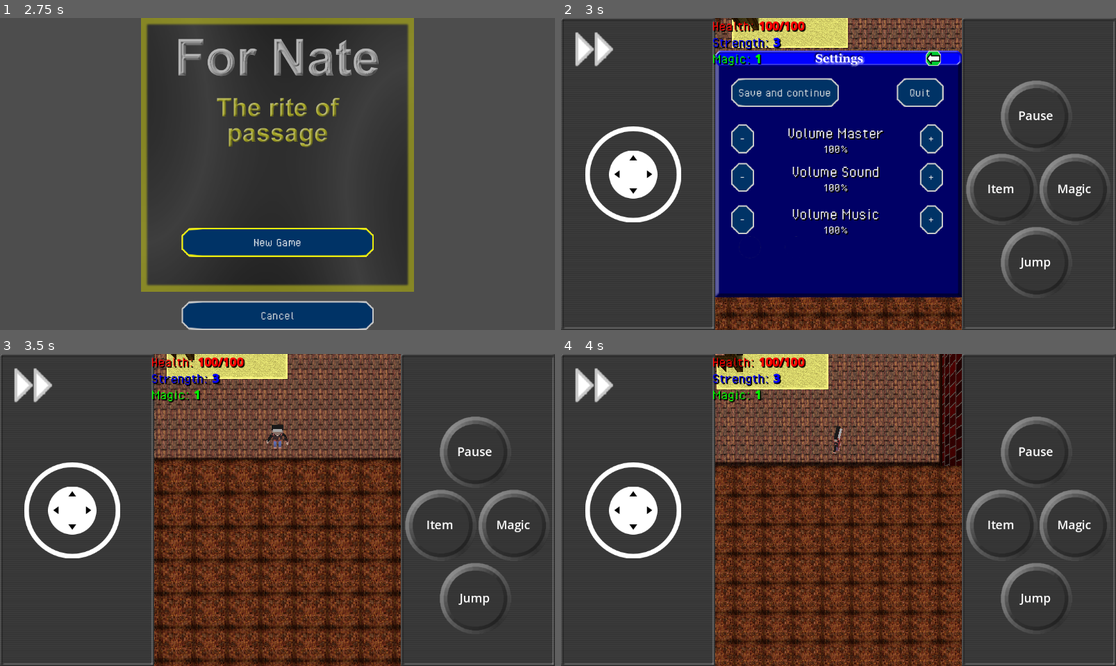
Above: before the commit, frames 1-4 (two rows, left to right).
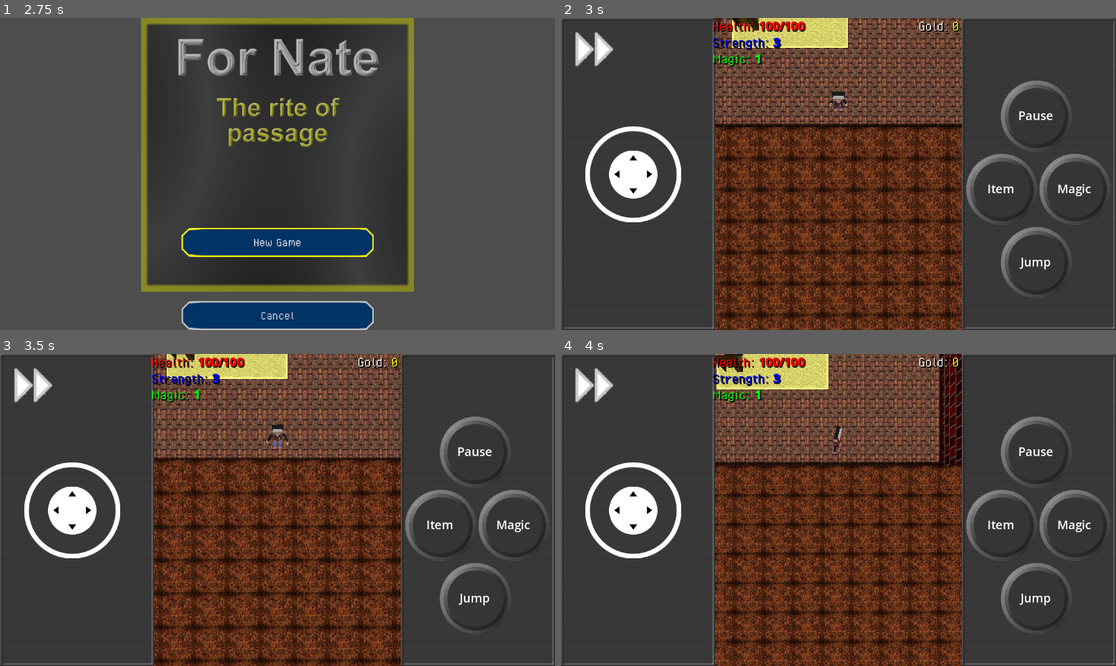
Above: after the commit, the same moments.

Repository: davididev/DavidiClanZappers
Game: Godot game, scene res://Scenes/Global/TitleScreen.tscn
Two runs of this game, one before a commit and one after it. Both use one fixed random seed, a clock stepped at 60 frames per second and the inputs below.
Inputs (mouse positions are in pixels of both pictures, inside the frame that each line leads up to):
- Up to frame 1 (2.75 s): click "Next" at 0.5 s; click "Next" at 1.25 s; click (277, 174) at 2 s
- Up to frame 2 (3 s): click "New Game" at 2.75 s
- Up to frame 3 (3.5 s): no input
- Up to frame 4 (4 s): move the mouse to (960, 494) at 3.52 s; hold Right (ui_right) from 3.53 s (still down); tap Z (item) at 3.6 s; click (960, 494) at 3.67 s; tap Space (jump) at 3.77 s

Frame 1 is identical in both runs. In frame 2, 35% of the frame differs, in the area x 27-73%, y 1-90%; in frame 3, 0.1%; in frame 4, 0.1%.

Commit message:
UI element added to show gold

Diff:
--- a/DialogueSystem/scripts/DialogueHandler.gd
+++ b/DialogueSystem/scripts/DialogueHandler.gd
@@ -36,12 +36,29 @@
 		#print(str("Get Var ", vname, "; Variable exists; value is", variables[vname]));
 		return variables[vname];
 
+func InitDialogueVars():
+	var varNames = GameDataHolder.Instance.VarMeta.IntNames;
+	for i in range(0, varNames.size()):
+		SetVariable(varNames[i], GameDataHolder.Instance.data.IntVars[i]);
+
+	SetVariable("%gold", GameDataHolder.Instance.data.Gold);
+
+func CloseDialogueVars():
+	var varNames = GameDataHolder.Instance.VarMeta.IntNames;
+	for i in range(0, varNames.size()):
+		GameDataHolder.Instance.data.IntVars[i] = GetVariable(varNames[i]);
+
+	GameDataHolder.Instance.data.Gold = GetVariable("%gold");
+	PlayerUI.UpdateHUD = true;
+
 func StartDialogue(runThis : DialogueGrid):
 	CurrentX = 0;
 	CurrentY = 0;
 	IsRunning = true;
 	dialogueThread = runThis;
+	InitDialogueVars();
 	ObtainDialogue();
+
 
 #Using CurrentX and CurrentY, get the DialogueEntry node and start up the function
 func ObtainDialogue():
@@ -310,6 +327,7 @@
 func EndDialogue():
 	dialogueThread = null;
 	IsRunning = false;
+	CloseDialogueVars();
 
 var textboxsoundrunning = false;
 # Called every frame. 'delta' is the elapsed time since the previous frame.
--- a/Prefabs/Enemy/GreenSlime.tscn
+++ b/Prefabs/Enemy/GreenSlime.tscn
@@ -80,8 +80,8 @@
 transform = Transform3D(0.5, 0, 0, 0, 0.5, 0, 0, 0, 0.5, 0, -0.5, 0)
 
 [node name="Skeleton3D" parent="CollisionShape3D/GreenSlime/Armature" index="0"]
-bones/0/scale = Vector3(1.04025, 1, 1)
-bones/1/scale = Vector3(0.967804, 1, 0.967804)
+bones/0/scale = Vector3(1.15676, 1, 1)
+bones/1/scale = Vector3(0.874594, 1, 0.874594)
 
 [node name="DONOTCOPY_SlimeSprite" parent="CollisionShape3D/GreenSlime/Armature/Skeleton3D" index="0"]
 surface_material_override/0 = ExtResource("4_rej0u")
--- a/Prefabs/Player/player_ui.tscn
+++ b/Prefabs/Player/player_ui.tscn
@@ -545,6 +545,7 @@
 texture_focused = ExtResource("10_b08b3")
 
 [node name="SettingsMenu" type="TextureRect" parent="."]
+visible = false
 layout_mode = 1
 anchors_preset = 8
 anchor_left = 0.5
@@ -836,6 +837,15 @@
 theme = ExtResource("8_id21u")
 bbcode_enabled = true
 text = "..."
+
+[node name="Gold" type="RichTextLabel" parent="."]
+layout_mode = 1
+offset_left = 544.0
+offset_right = 826.0
+offset_bottom = 143.0
+theme = ExtResource("8_id21u")
+bbcode_enabled = true
+text = "[right]Gold: [color=yellow]0"
 
 [node name="DialogueBox" type="TextureRect" parent="."]
 visible = false
--- a/Scripts/Global/Interactable/coin.gd
+++ b/Scripts/Global/Interactable/coin.gd
@@ -10,11 +10,12 @@
 
 # Called every frame. 'delta' is the elapsed time since the previous frame.
 func _process(delta: float) -> void:
-	rotate_y(deg_to_rad(15) * delta);
+	rotate_y(deg_to_rad(60) * delta);
 
 
 func _on_body_entered(body: Node3D) -> void:
 	if body.is_in_group("Player"):
 		GameDataHolder.Instance.data.Gold += goldAmount;
+		PlayerUI.UpdateHUD = true;
 		SoundFXPlayer.PlaySound(soundFX, get_tree(), global_position);
 		Node3DPool.SetActive(self, false);
--- a/Scripts/Global/Player/PlayerUI.gd
+++ b/Scripts/Global/Player/PlayerUI.gd
@@ -89,7 +89,7 @@
 		var str = GameDataHolder.Instance.data.Str;
 		var mag = GameDataHolder.Instance.data.Mag;
 		rt.text = str("[color=red]Health: [b]", h1, "/",h2, "[/b][/color]\n[color=blue]Strength: [b]", str, "[/b] [/color]\n[color=green]Magic: [b]", mag, "[/b][/color]\n")
-
+		get_node("Gold").text = str("[right]Gold: [color=yellow]", GameDataHolder.Instance.data.Gold);
 		print(str("VarName test 1: ", GameDataHolder.Instance.VarMeta.IntNames[0]));
 	UpdateHUD = false;
 	pass;
